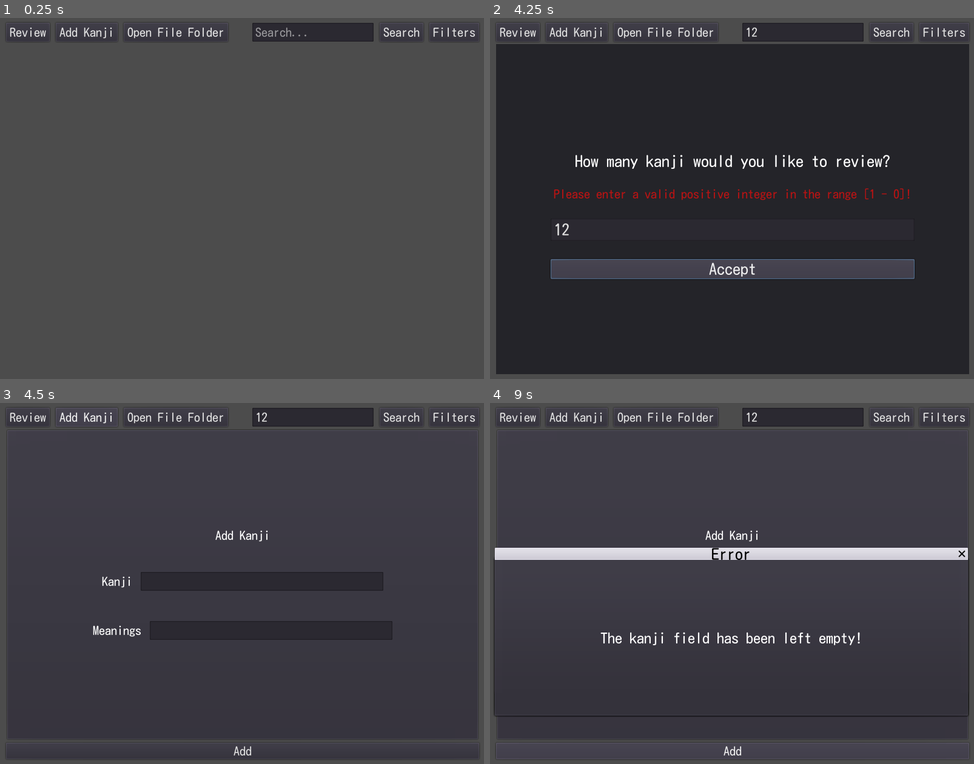
Above: before the commit, frames 1-4 (two rows, left to right).
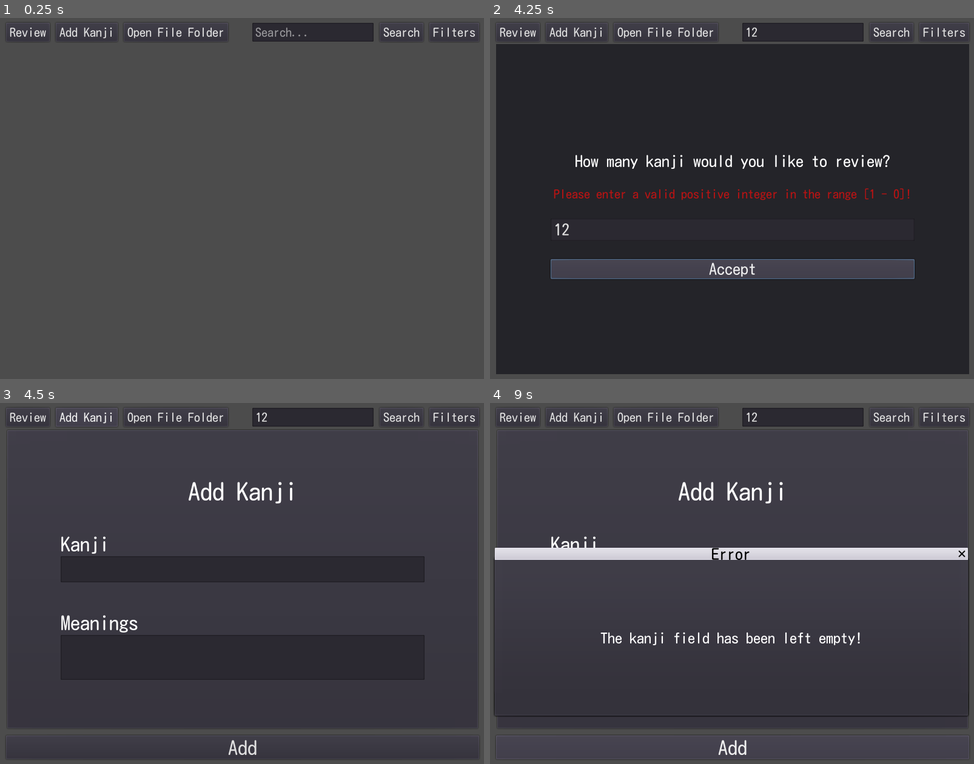
Above: after the commit, the same moments.

Repository: krasi070/know-your-kanji
Game: Godot game, scene res://Main.tscn
The game is run twice, just before and just after one commit, with the same random seed, the same clock (stepped at 60 frames per second) and the same inputs.
Inputs (mouse positions are in pixels of both pictures, inside the frame that each line leads up to):
- Up to frame 1 (0.25 s): no input
- Up to frame 2 (4.25 s): click (804, 32) at 0.52 s; type "12" at 0.6 s; click "Review" at 1.25 s; click (732, 202) at 2.02 s; type "12" at 2.1 s; click "Accept" at 2.75 s; click "Accept" at 3.5 s
- Up to frame 3 (4.5 s): click "Add Kanji" at 4.25 s
- Up to frame 4 (9 s): click "Open File Folder" at 5 s; click "Search" at 5.75 s; click "Filters" at 6.5 s; click "Review" at 7.25 s; click "Add Kanji" at 8 s; click "Add" at 8.75 s

Frames 1-2 are identical in both runs. In frame 3, 1.9% of the frame differs, in the area x 1-99%, y 21-98%; in frame 4, 1.0%.

Commit message:
Modify add kanji window

Diff:
--- a/scenes/AddKanjiWindow.tscn
+++ b/scenes/AddKanjiWindow.tscn
@@ -1,10 +1,35 @@
-[gd_scene load_steps=6 format=2]
+[gd_scene load_steps=11 format=2]
 
 [ext_resource path="res://scripts/windows/AddKanjiWindow.gd" type="Script" id=1]
 [ext_resource path="res://assets/fonts/KosugiMaru-Regular.ttf" type="DynamicFontData" id=2]
 
-[sub_resource type="DynamicFont" id=1]
-size = 20
+[sub_resource type="DynamicFont" id=4]
+size = 40
+outline_color = Color( 0, 0, 0, 1 )
+font_data = ExtResource( 2 )
+
+[sub_resource type="DynamicFont" id=5]
+size = 32
+outline_color = Color( 0, 0, 0, 1 )
+font_data = ExtResource( 2 )
+
+[sub_resource type="DynamicFont" id=6]
+size = 32
+outline_color = Color( 0, 0, 0, 1 )
+font_data = ExtResource( 2 )
+
+[sub_resource type="DynamicFont" id=7]
+size = 32
+outline_color = Color( 0, 0, 0, 1 )
+font_data = ExtResource( 2 )
+
+[sub_resource type="DynamicFont" id=8]
+size = 32
+outline_color = Color( 0, 0, 0, 1 )
+font_data = ExtResource( 2 )
+
+[sub_resource type="DynamicFont" id=9]
+size = 32
 outline_color = Color( 0, 0, 0, 1 )
 font_data = ExtResource( 2 )
 
@@ -21,6 +46,7 @@
 [node name="AddKanjiWindow" type="VBoxContainer"]
 margin_right = 780.0
 margin_bottom = 549.0
+custom_constants/separation = 10
 script = ExtResource( 1 )
 __meta__ = {
 "_edit_use_anchors_": false
@@ -28,78 +54,82 @@
 
 [node name="InputPanel" type="PanelContainer" parent="."]
 margin_right = 780.0
-margin_bottom = 518.0
+margin_bottom = 500.0
 size_flags_horizontal = 3
 size_flags_vertical = 3
 
-[node name="InputContainer" type="VBoxContainer" parent="InputPanel"]
+[node name="CenterContainer" type="CenterContainer" parent="InputPanel"]
 margin_left = 7.0
 margin_top = 7.0
 margin_right = 773.0
-margin_bottom = 511.0
+margin_bottom = 493.0
+size_flags_horizontal = 3
+size_flags_vertical = 3
+
+[node name="InputContainer" type="VBoxContainer" parent="InputPanel/CenterContainer"]
+margin_left = 83.0
+margin_top = 77.0
+margin_right = 683.0
+margin_bottom = 409.0
+rect_min_size = Vector2( 600, 0 )
+size_flags_horizontal = 3
 custom_constants/separation = 50
 alignment = 1
 
-[node name="AddKanjiLabel" type="Label" parent="InputPanel/InputContainer"]
-margin_top = 160.0
-margin_right = 766.0
-margin_bottom = 181.0
-custom_fonts/font = SubResource( 1 )
+[node name="AddKanjiLabel" type="Label" parent="InputPanel/CenterContainer/InputContainer"]
+margin_right = 600.0
+margin_bottom = 41.0
+custom_fonts/font = SubResource( 4 )
 text = "Add Kanji"
 align = 1
 valign = 1
 
-[node name="KanjiInputRow" type="HBoxContainer" parent="InputPanel/InputContainer"]
-margin_top = 231.0
-margin_right = 766.0
-margin_bottom = 262.0
-alignment = 1
+[node name="KanjiInputField" type="VBoxContainer" parent="InputPanel/CenterContainer/InputContainer"]
+margin_top = 91.0
+margin_right = 600.0
+margin_bottom = 171.0
+size_flags_horizontal = 3
 
-[node name="Label" type="Label" parent="InputPanel/InputContainer/KanjiInputRow"]
-margin_left = 151.0
-margin_top = 5.0
-margin_right = 211.0
-margin_bottom = 26.0
-custom_fonts/font = SubResource( 1 )
+[node name="Label" type="Label" parent="InputPanel/CenterContainer/InputContainer/KanjiInputField"]
+margin_right = 600.0
+margin_bottom = 33.0
+custom_fonts/font = SubResource( 5 )
 text = "Kanji "
-align = 1
 valign = 1
 
-[node name="LineEdit" type="LineEdit" parent="InputPanel/InputContainer/KanjiInputRow"]
-margin_left = 215.0
-margin_right = 615.0
-margin_bottom = 31.0
-rect_min_size = Vector2( 400, 0 )
-custom_fonts/font = SubResource( 1 )
+[node name="LineEdit" type="LineEdit" parent="InputPanel/CenterContainer/InputContainer/KanjiInputField"]
+margin_top = 37.0
+margin_right = 600.0
+margin_bottom = 80.0
+custom_fonts/font = SubResource( 6 )
 
-[node name="MeaningsInputRow" type="HBoxContainer" parent="InputPanel/InputContainer"]
-margin_top = 312.0
-margin_right = 766.0
-margin_bottom = 343.0
-alignment = 1
+[node name="MeaningsInputField" type="VBoxContainer" parent="InputPanel/CenterContainer/InputContainer"]
+margin_top = 221.0
+margin_right = 600.0
+margin_bottom = 332.0
+size_flags_horizontal = 3
 
-[node name="Label" type="Label" parent="InputPanel/InputContainer/MeaningsInputRow"]
-margin_left = 136.0
-margin_top = 5.0
-margin_right = 226.0
-margin_bottom = 26.0
-custom_fonts/font = SubResource( 1 )
+[node name="Label" type="Label" parent="InputPanel/CenterContainer/InputContainer/MeaningsInputField"]
+margin_right = 600.0
+margin_bottom = 33.0
+custom_fonts/font = SubResource( 7 )
 text = "Meanings "
-align = 1
 valign = 1
 
-[node name="LineEdit" type="LineEdit" parent="InputPanel/InputContainer/MeaningsInputRow"]
-margin_left = 230.0
-margin_right = 630.0
-margin_bottom = 31.0
-rect_min_size = Vector2( 400, 0 )
-custom_fonts/font = SubResource( 1 )
+[node name="TextEdit" type="TextEdit" parent="InputPanel/CenterContainer/InputContainer/MeaningsInputField"]
+margin_top = 37.0
+margin_right = 600.0
+margin_bottom = 111.0
+rect_min_size = Vector2( 0, 74 )
+custom_fonts/font = SubResource( 8 )
+smooth_scrolling = true
+wrap_enabled = true
 
 [node name="AddButton" type="Button" parent="."]
-margin_top = 522.0
+margin_top = 510.0
 margin_right = 780.0
 margin_bottom = 549.0
-custom_fonts/font = SubResource( 1 )
+custom_fonts/font = SubResource( 9 )
 text = "Add"
 
 [node name="MessageDialog" type="WindowDialog" parent="."]
--- a/scripts/windows/AddKanjiWindow.gd
+++ b/scripts/windows/AddKanjiWindow.gd
@@ -1,14 +1,13 @@
 extends VBoxContainer
 
-var kanji_input
-var meaninings_input
 var kanji_manager
+
+onready var kanji_input := $InputPanel/CenterContainer/InputContainer/KanjiInputField/LineEdit
+onready var meaninings_input := $InputPanel/CenterContainer/InputContainer/MeaningsInputField/TextEdit
 
 
 func _ready():
 	kanji_manager = load("res://scripts/KanjiManager.gd").new()
-	kanji_input = $InputPanel/InputContainer/KanjiInputRow/LineEdit
-	meaninings_input = $InputPanel/InputContainer/MeaningsInputRow/LineEdit
 	$AddButton.connect("button_up", self, "_on_AddButton_button_up")
 
 
